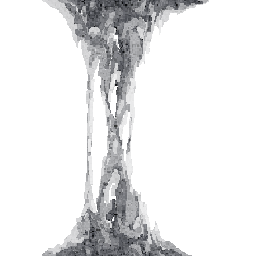
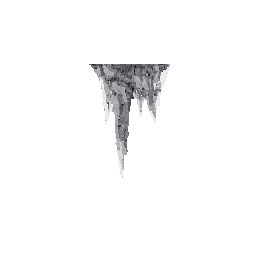
Comparing the layer stacks of the two 256px x 256px images. Changes:
hid "레이어 1 사본 2" over bbox(42, 0, 209, 256)
added layer "레이어 3 사본 5" (screen) above "레이어 1 사본" over bbox(42, 0, 209, 256)
showed "레이어 1 사본", moved it above "레이어 3 사본 2", painted on it over bbox(85, 64, 170, 178)
showed "레이어 5" over bbox(42, 0, 209, 256)
